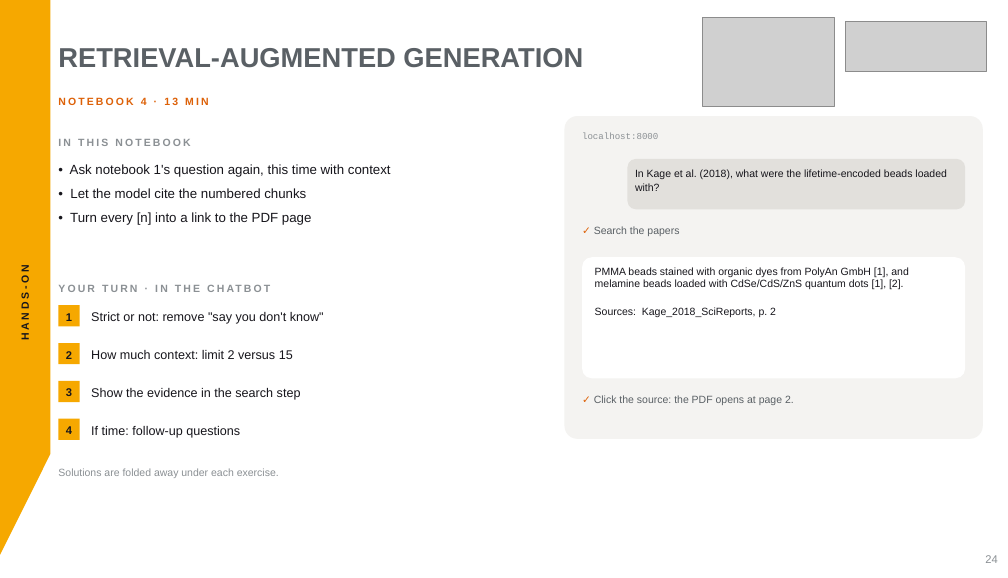
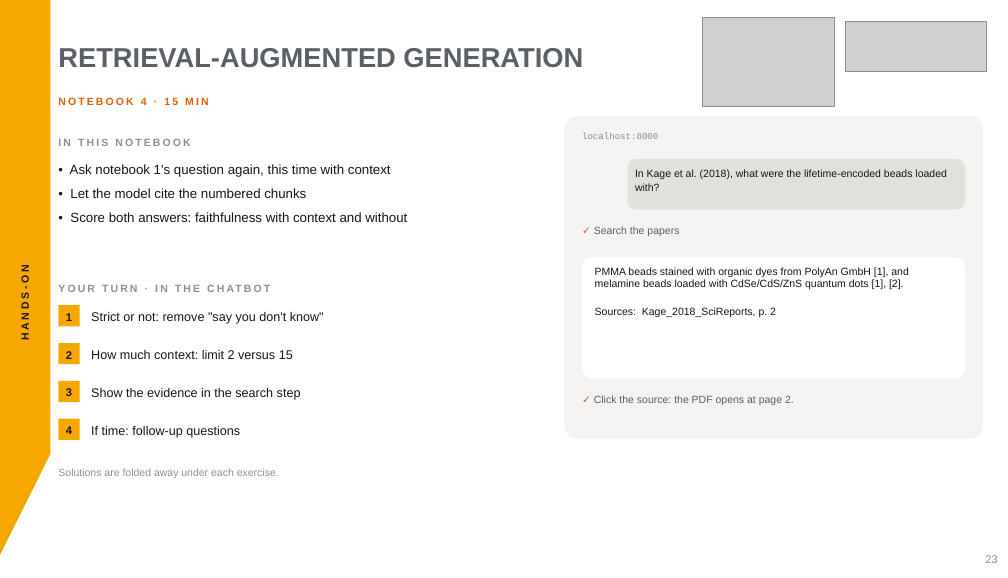
Before and after one commit to aihpi/workshop-rag-basics, a slide deck: slide 23 of workshop/slides/rag-workshop.pptx (slide 24 before the commit). Drawn at 1008x578 pixels with LibreOffice and Linux fonts; fonts in the diff are those of the drawing; grey boxes stand for pictures. Boxes give left, top, right and bottom in pixels: in the first picture for what was removed or moved away, otherwise in the second. Text is boxed around its words. In the diff, an @@ line names an element or a change of style, - is before the commit and + after.

```diff
--- a/workshop/slides/rag-workshop.pptx
+++ b/workshop/slides/rag-workshop.pptx
@@ text at (x1=58, y1=97, x2=208, y2=105): text changed @@
-NOTEBOOK 4 · 13 MIN
+NOTEBOOK 4 · 15 MIN
@@ text at (x1=70, y1=212, x2=407, y2=222): text changed @@
-• Turn every [n] into a link to the PDF page
+• Score both answers: faithfulness with context and without
@@ text at (x1=985, y1=555, x2=997, y2=563): text changed @@
-24
+23
```
Also in this commit, not shown: 25 other slides changed, 1 slide removed, 5 other files.
